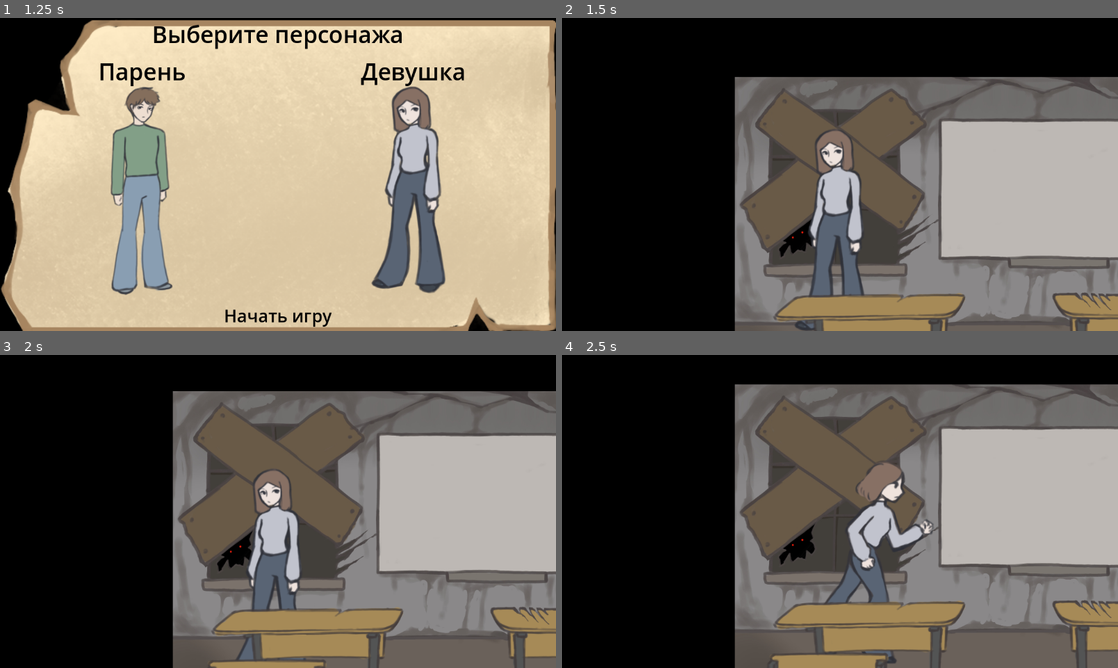
Above: before the commit, frames 1-4 (two rows, left to right).
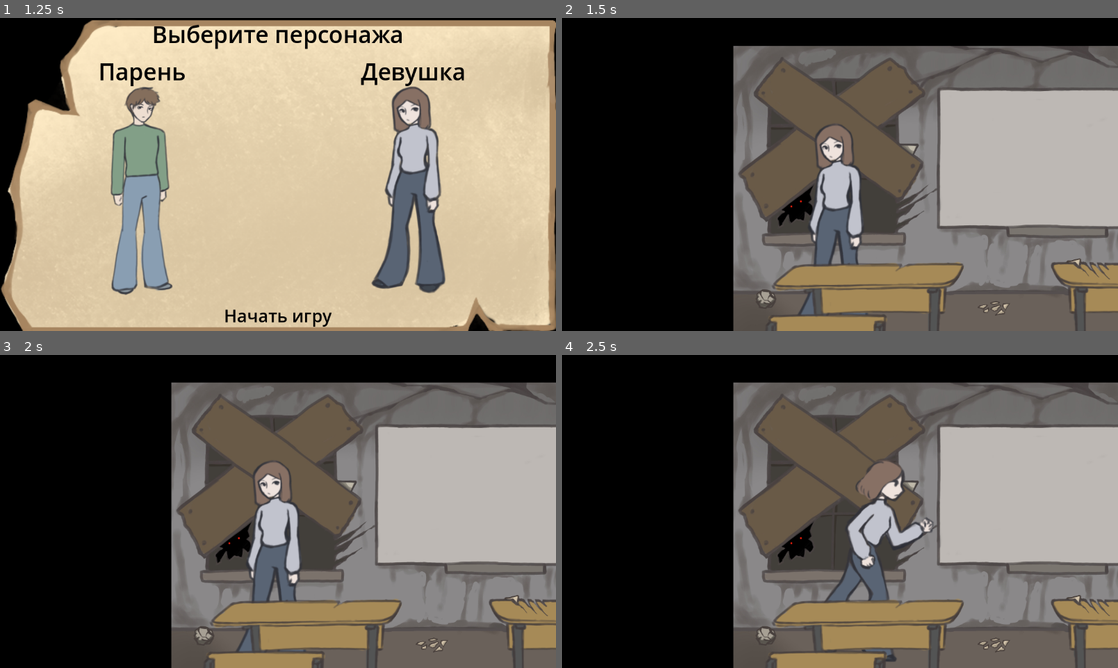
Above: after the commit, the same moments.

Repository: ArcKontyR/LimitOfYourPossibilities
Game: Godot game, scene res://Scenes/Menu.tscn
Two runs of this game, one before a commit and one after it. Both use one fixed random seed, a clock stepped at 60 frames per second and the inputs below.
Inputs (mouse positions are in pixels of both pictures, inside the frame that each line leads up to):
- Up to frame 1 (1.25 s): click (116, 133) at 0.5 s
- Up to frame 2 (1.5 s): click "Начать игру" at 1.25 s
- Up to frame 3 (2 s): no input
- Up to frame 4 (2.5 s): move the mouse to (962, 495) at 2.02 s; hold D (right) from 2.03 s (still down); tap E (interact) at 2.1 s; click (962, 495) at 2.17 s; tap W (up) at 2.27 s

Frame 1 is identical in both runs. In frame 2, 35% of the frame differs, in the area x 30-100%, y 8-100%; in frame 3, 17%; in frame 4, 7.1%.

Commit message:
installed items on room, tasks are randomized

Diff:
--- a/Scenes/InventorySlot.tscn
+++ b/Scenes/InventorySlot.tscn
@@ -30,7 +30,8 @@
 offset_right = 59.0
 offset_bottom = 59.0
 texture = ExtResource("3_msyei")
-expand_mode = 1
+expand_mode = 2
+stretch_mode = 5
 
 [node name="Label" type="Label" parent="."]
 layout_mode = 0
--- a/Scenes/InventorySlotSelected.tscn
+++ b/Scenes/InventorySlotSelected.tscn
@@ -36,6 +36,8 @@
 offset_right = 140.0
 offset_bottom = 135.0
 texture = ExtResource("3_nw1n1")
+expand_mode = 2
+stretch_mode = 5
 
 [node name="Description" type="Label" parent="."]
 layout_mode = 0
--- a/Scenes/Item.tscn
+++ b/Scenes/Item.tscn
@@ -4,17 +4,23 @@
 [ext_resource type="Texture2D" uid="uid://cxhycune60r7l" path="res://Sprites/UI/sausage.png" id="2_6xojm"]
 
 [sub_resource type="RectangleShape2D" id="RectangleShape2D_5j5g3"]
-size = Vector2(16, 16)
+size = Vector2(123.5, 131.5)
 
 [node name="Item" type="Area2D"]
 disable_mode = 1
 script = ExtResource("1_4vl18")
 
 [node name="TextureRect" type="TextureRect" parent="."]
+clip_contents = true
+offset_left = -96.0
+offset_top = -96.0
+offset_right = 96.0
+offset_bottom = 96.0
 texture = ExtResource("2_6xojm")
+expand_mode = 2
+stretch_mode = 5
 
 [node name="CollisionShape2D" type="CollisionShape2D" parent="."]
-position = Vector2(8, 8)
 shape = SubResource("RectangleShape2D_5j5g3")
 
 [connection signal="body_entered" from="." to="." method="_on_body_entered"]
--- a/Scenes/Levels/Levels/StartRoom.tscn
+++ b/Scenes/Levels/Levels/StartRoom.tscn
@@ -1,11 +1,16 @@
-[gd_scene load_steps=7 format=3 uid="uid://dmwwwqy0cqaf4"]
+[gd_scene load_steps=12 format=3 uid="uid://dmwwwqy0cqaf4"]
 
 [ext_resource type="Texture2D" uid="uid://ckigoxwy53rge" path="res://Sprites/Background/RoomBackground.jpg" id="1_5fk7j"]
 [ext_resource type="Script" path="res://Scripts/Map.gd" id="1_ruyoo"]
 [ext_resource type="Texture2D" uid="uid://xyxy8yljewaq" path="res://Sprites/Background/RoomForeground.png" id="2_le4i1"]
 [ext_resource type="PackedScene" uid="uid://duf3rtoth5kj7" path="res://Scenes/Wall.tscn" id="3_nn01w"]
 [ext_resource type="PackedScene" uid="uid://dy8i1vkebg8ik" path="res://Scenes/Floor.tscn" id="4_g6oh2"]
+[ext_resource type="PackedScene" uid="uid://cssbmiaa7x1qw" path="res://Scenes/Item.tscn" id="4_tjr6h"]
 [ext_resource type="PackedScene" uid="uid://ccv0316dswlss" path="res://Scenes/TeleportArea.tscn" id="5_8lnp5"]
+[ext_resource type="Texture2D" uid="uid://bj4k4ftk2yuve" path="res://Sprites/UI/PaperVar1.png" id="5_vfhfy"]
+[ext_resource type="Texture2D" uid="uid://5auxssambnip" path="res://Sprites/UI/PaperVar3.png" id="5_yof1l"]
+[ext_resource type="Texture2D" uid="uid://cn1iga3xennv6" path="res://Sprites/UI/PaperVar4.png" id="7_76pnl"]
+[ext_resource type="Texture2D" uid="uid://bsg1i42spcqy" path="res://Sprites/UI/PaperVar2.png" id="8_xmcwf"]
 
 [node name="StartRoom" type="Node2D"]
 script = ExtResource("1_ruyoo")
@@ -18,13 +23,40 @@
 
 [node name="Foreground" type="TextureRect" parent="Background"]
 z_index = 1
+layout_mode = 0
 offset_left = -2.0
 offset_right = 2580.0
 offset_bottom = 1224.0
 texture = ExtResource("2_le4i1")
 expand_mode = 1
 
-[node name="Items" type="Node2D" parent="."]
+[node name="Items" type="Control" parent="."]
+layout_mode = 3
+anchors_preset = 0
+
+[node name="Item" parent="Items" instance=ExtResource("4_tjr6h")]
+position = Vector2(1411, 903)
+_itemName = "Кусок конспекта"
+_description = "Оторванный кусок конспекта"
+_texture = ExtResource("5_yof1l")
+
+[node name="Item2" parent="Items" instance=ExtResource("4_tjr6h")]
+position = Vector2(140, 1051)
+_itemName = "Кусок конспекта"
+_description = "Кусок помятого конспекта"
+_texture = ExtResource("5_vfhfy")
+
+[node name="Item3" parent="Items" instance=ExtResource("4_tjr6h")]
+position = Vector2(729, 423)
+_itemName = "Кусок конспекта"
+_description = "Оторванный кусок конспекта"
+_texture = ExtResource("7_76pnl")
+
+[node name="Item4" parent="Items" instance=ExtResource("4_tjr6h")]
+position = Vector2(1087, 1080)
+_itemName = "Кусочки"
+_description = "Куски порванной бумаги"
+_texture = ExtResource("8_xmcwf")
 
 [node name="Environment" type="Control" parent="."]
 z_index = -1
--- a/Scenes/Root.tscn
+++ b/Scenes/Root.tscn
@@ -28,6 +28,6 @@
 position = Vector2(3036, 537)
 
 [node name="Player" parent="." instance=ExtResource("2_whqsv")]
-position = Vector2(219, 302)
+position = Vector2(222, 369)
 
 [node name="UI" parent="." instance=ExtResource("2_5jdop")]
--- a/Scripts/Item.gd
+++ b/Scripts/Item.gd
@@ -1,8 +1,12 @@
 class_name Item extends Node2D
 
-var _itemName: String = "";
-var _amount: int = 0;
-var _description: String = "";
+@export var _itemName: String = "";
+@export var _description: String = "";
+@export var _texture: Texture2D;
+
+func _ready():
+	if _texture != null:
+		$TextureRect.texture = _texture;
 
 func getName():
 	return _itemName;
@@ -10,8 +14,6 @@
 func getTexture():
 	return $TextureRect.texture;
 
-func getAmount():
-	return _amount;
 
 func getDescription():
 	return _description;
@@ -24,7 +26,6 @@
 
 func createItem(_name: String, _desc: String = ""):
 	_itemName = _name;
-	_amount = 1;
 	_description = _desc;
 	$TextureRect.texture = load("res://Sprites/UI/%s.png" % _name);
 
--- a/Scripts/TaskContainer.gd
+++ b/Scripts/TaskContainer.gd
@@ -34,13 +34,23 @@
 	_initialize();
 
 func _initialize():
+	var usedSlotIndexes: Array;
 	for item in currentLimitLoaded["Parts"]:
-		#randomize();
-		#var randomSlotIndex = randi_range(0,answerSlots.get_child_count()-1)
-		var answerSlot = answerSlots.get_child(item["CompareCode"]-1);
+
+		randomize();
+		var randomSlotIndex = randi_range(0,answerSlots.get_child_count()-1);
+		print("pre while new index - %s" % randomSlotIndex);
+		while usedSlotIndexes.find(randomSlotIndex) != -1:
+			randomSlotIndex = randi_range(0,answerSlots.get_child_count()-1);
+			#print("in while new index - %s" % randomSlotIndex);
+			#print("binary search index - %s" % usedSlotIndexes.bsearch(randomSlotIndex,true));
+		usedSlotIndexes.append(randomSlotIndex);
+		#print(usedSlotIndexes);
+		var answerSlot = answerSlots.get_child(randomSlotIndex);
 		var taskItem: TaskItem = defaultItem.instantiate();
 		taskItem.setItem(item["CompareCode"], "Tasks/%s" % currentLimitLoaded["Path"]+item["PictureName"]);
 		answerSlot.setItem(taskItem);
+		#print("loaded %s element" % item["CompareCode"]);
 
 
 func slot_gui_input(event: InputEvent, slot: TaskSlot):
--- a/Scripts/СharacterСhoose.gd
+++ b/Scripts/СharacterСhoose.gd
@@ -2,11 +2,9 @@
 
 @export var characters: ButtonGroup;
 
-# Called when the node enters the scene tree for the first time.
 func _ready():
 	for button in characters.get_buttons():
 		button.pressed.connect(_on_character_selection);
-
 
 func _on_character_selection():
 	var pressedButtonName = characters.get_pressed_button().name;
@@ -17,4 +15,4 @@
 			GlobalSettings.playerGender = GlobalSettings.Gender.MALE;
 
 func _on_start_game_pressed():
-	get_tree().change_scene_to_file("res://Scenes/Root.tscn") # Replace with function body.
+	get_tree().change_scene_to_file("res://Scenes/Root.tscn")
Not shown: 1 places in Scenes/Inventory.tscn that only renumber resources
Not shown: 1 places in Scenes/TaskContainer.tscn that only renumber resources
